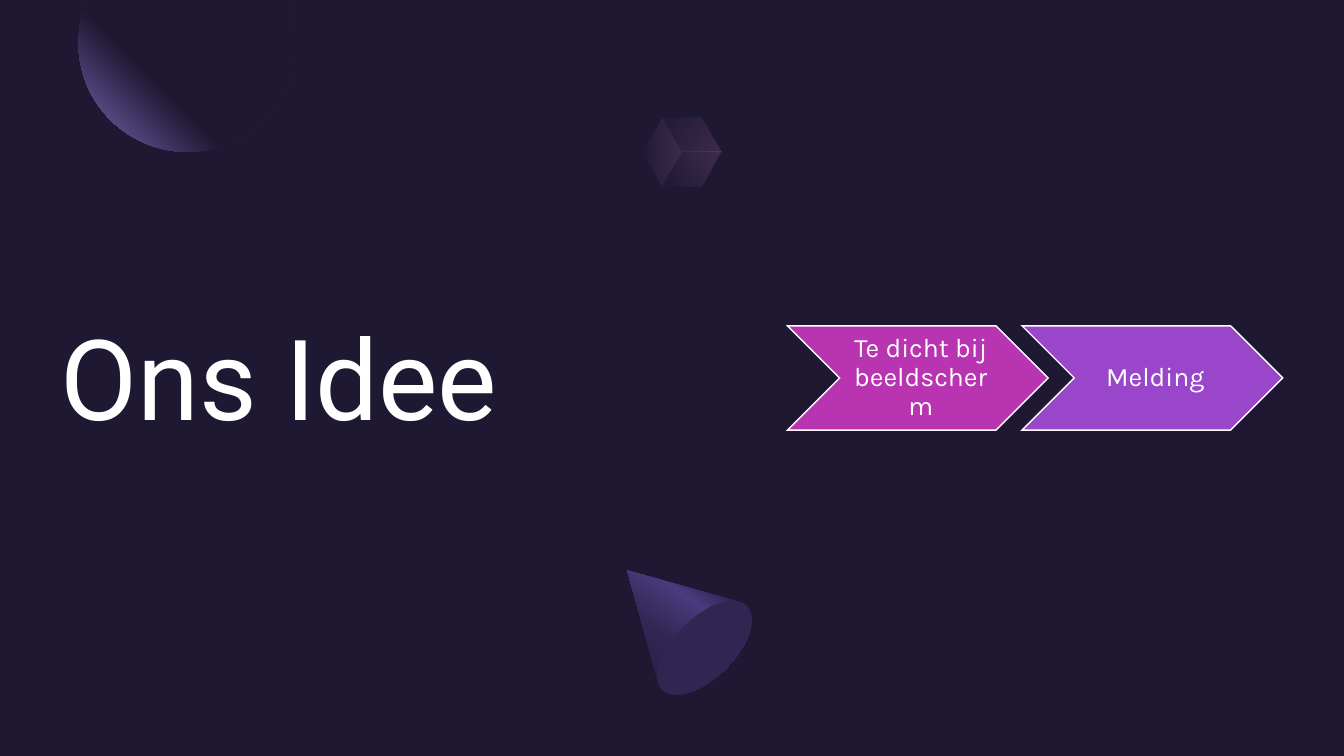
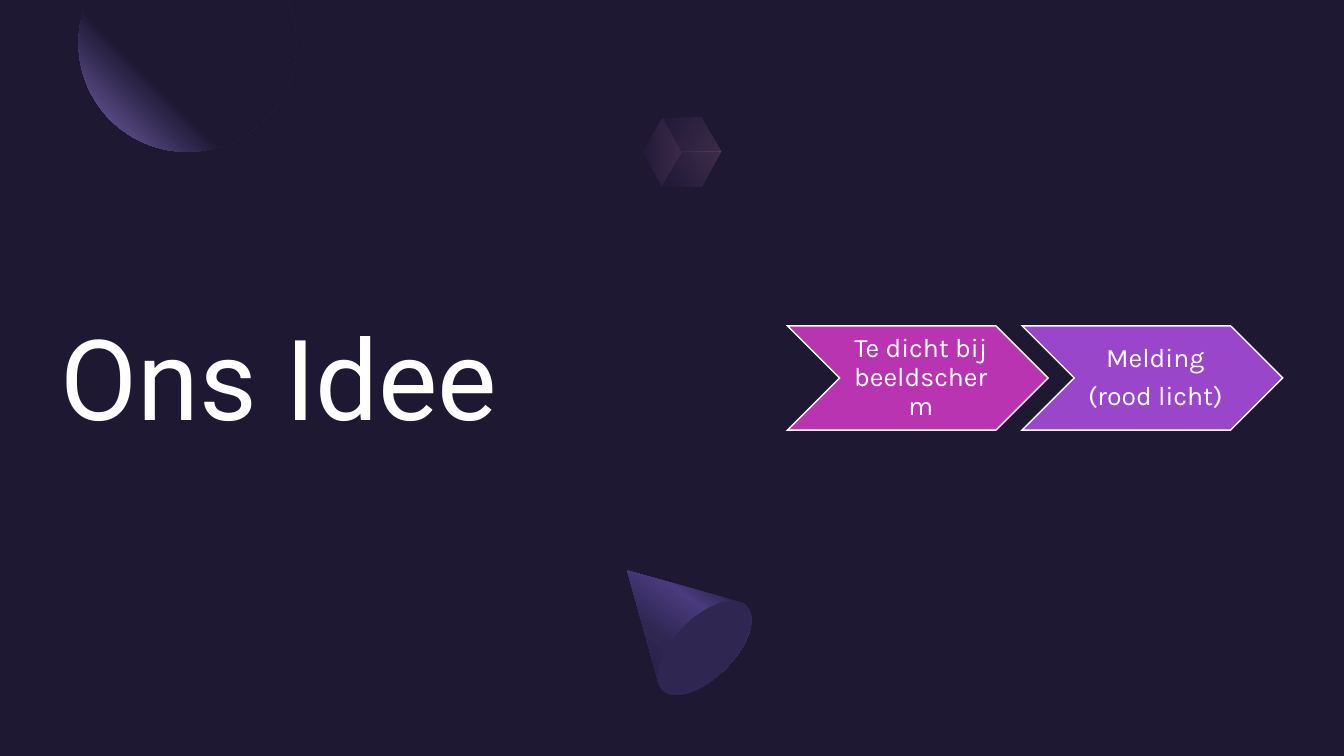
Before and after one commit to ScottZ2004/F2M5CONN, a slide deck: slide 3 of Presentaties/GoNoGo/GoNoGo presentatiw.pptx. Drawn at 1344x756 pixels with LibreOffice and Linux fonts; fonts in the diff are those of the drawing. Boxes give left, top, right and bottom in pixels: in the first picture for what was removed or moved away, otherwise in the second. Text is boxed around its words. In the diff, an @@ line names an element or a change of style, - is before the commit and + after.

```diff
--- a/Presentaties/GoNoGo/GoNoGo presentatiw.pptx
+++ b/Presentaties/GoNoGo/GoNoGo presentatiw.pptx
@@ text at bbox=[1088, 386, 1222, 408]: paragraph added @@
+(rood licht)
```
Also in this commit, not shown: 2 other files.
